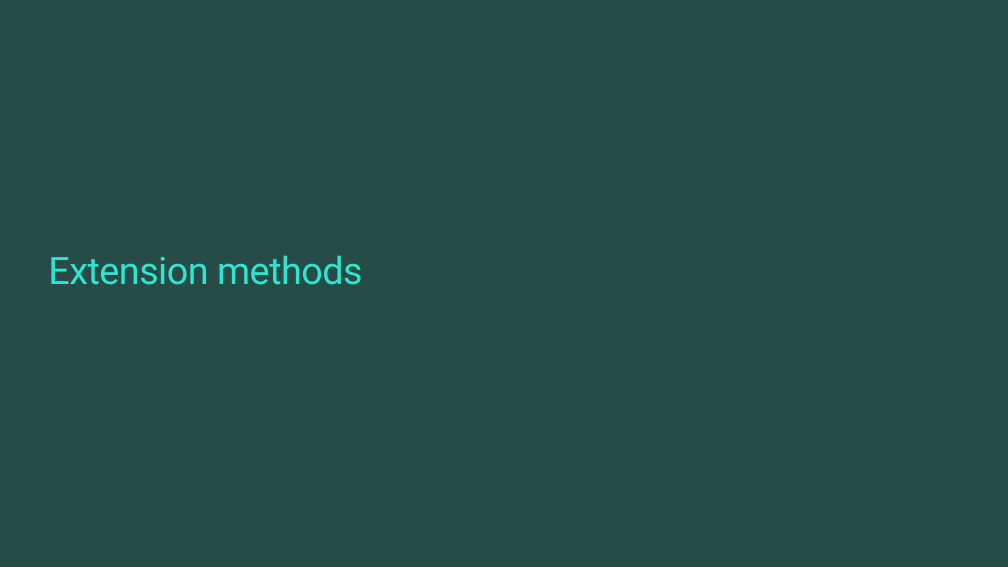
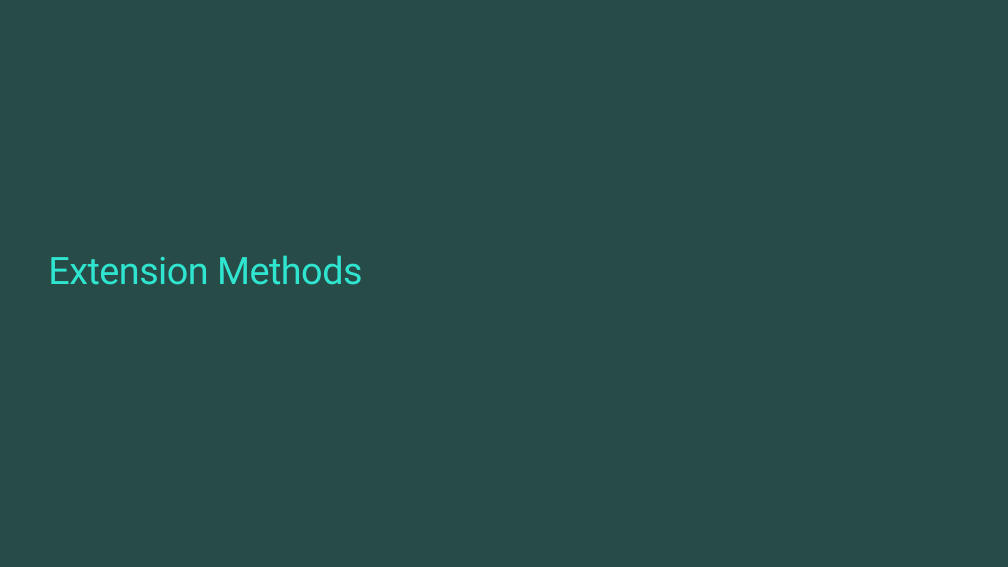
Before and after one commit to ondfisk/BDSA2020, a slide deck: slide 15 of Slides/Lecture03 - Lambdas and LINQ.pptx (slide 19 before the commit). Drawn at 1008x567 pixels with LibreOffice and Linux fonts; fonts in the diff are those of the drawing; background and template pictures are left out. Boxes give left, top, right and bottom in pixels: in the first picture for what was removed or moved away, otherwise in the second. Text is boxed around its words. In the diff, an @@ line names an element or a change of style, - is before the commit and + after.

```diff
--- a/Slides/Lecture03 - Lambdas and LINQ.pptx
+++ b/Slides/Lecture03 - Lambdas and LINQ.pptx
@@ title at (x1=48, y1=255, x2=362, y2=285): text changed @@
-Extension methods
+Extension Methods
```
Also in this commit, not shown: 4 other slides changed, 3 slides added, 1 other file.
